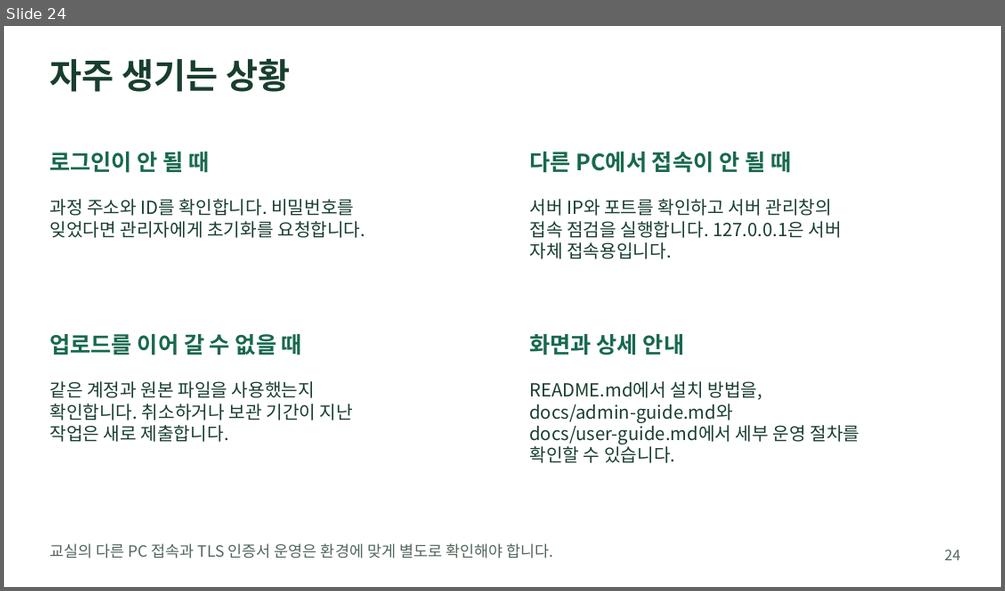
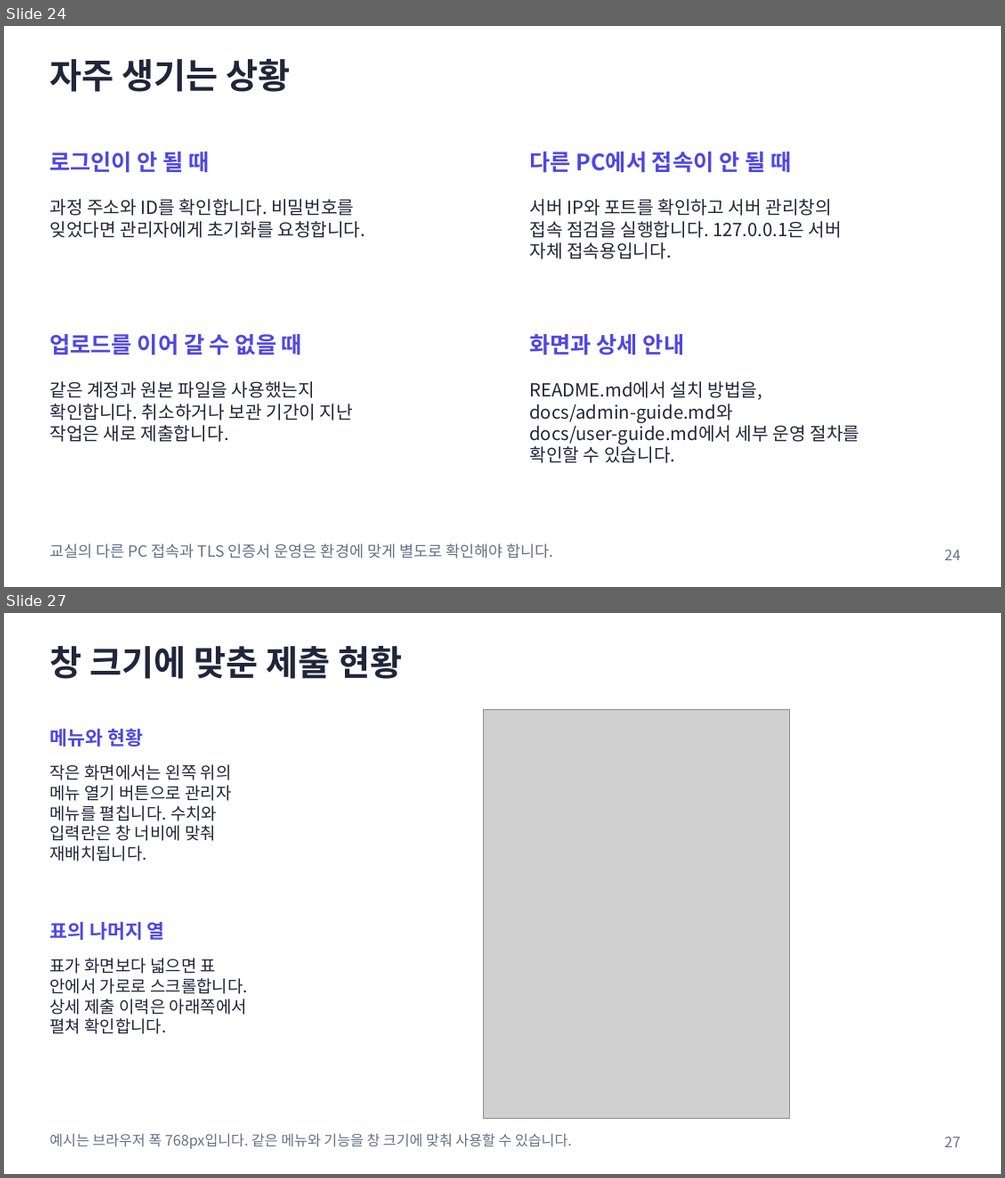
Before and after one commit to prozac0401/AssignmentHub, a slide deck: docs/manual/AssignmentHub_사용자_매뉴얼.pptx. Shown one above the other, each under a label of ours: slide 24 before the commit, slides 24 and 27 after it; the slides between them are not shown. The pictures are 1005x591 and 1005x1178 pixels, drawn with LibreOffice and Linux fonts; fonts in the diff are those of the drawing; grey boxes stand for pictures. Boxes give left, top, right and bottom in pixels: in the first picture for what was removed or moved away, otherwise in the second. Text is boxed around its words. In the diff, an @@ line names an element or a change of style, - is before the commit and + after.

```diff
--- a/docs/manual/AssignmentHub_사용자_매뉴얼.pptx
+++ b/docs/manual/AssignmentHub_사용자_매뉴얼.pptx
@@ slide 27 added at [4,613,1001,1174], background #FFFFFF @@
@@ text added at [49,646,403,679], 42 pt, text #202539, bold @@
+창 크기에 맞춘 제출 현황
@@ picture added at [483,709,789,1117] @@
@@ text added at [49,728,143,747], 23.2 pt, text #4F46E5, bold @@
+메뉴와 현황
@@ text added at [49,764,232,861], 20.2 pt, text #202539 @@
+작은 화면에서는 왼쪽 위의
+메뉴 열기 버튼으로 관리자
+메뉴를 펼칩니다. 수치와
+입력란은 창 너비에 맞춰
+재배치됩니다.
@@ text added at [49,922,165,940], 23.2 pt, text #4F46E5, bold @@
+표의 나머지 열
@@ text added at [49,957,248,1034], 20.2 pt, text #202539 @@
+표가 화면보다 넓으면 표
+안에서 가로로 스크롤합니다.
+상세 제출 이력은 아래쪽에서
+펼쳐 확인합니다.
@@ text added at [49,1133,572,1149], 17.2 pt, text #647087 @@
+예시는 브라우저 폭 768px입니다. 같은 메뉴와 기능을 창 크기에 맞춰 사용할 수 있습니다.
@@ text added at [945,1136,961,1147], 17.2 pt, text #647087 @@
+27
@@ slide 24 changed as well @@
@@ text colour #17684F to #4F46E5 in 4 elements at [49,151,210,173], [529,151,791,173], [49,334,302,355], [529,334,684,355] @@
@@ text colour #183E2E to #202539 in 5 elements at [49,59,291,92], [49,199,365,238], [529,199,841,259], [49,381,353,442], [529,381,860,463] @@
@@ text "교실의 다른 PC 접속과 TLS ..." at [49,543,554,558]: text colour #52665B to #647087 @@
@@ text "24" at [945,549,961,560]: text colour #52665B to #647087 @@
```
Also in this commit, not shown: 23 other slides changed, 2 other slides added, 44 other files.
